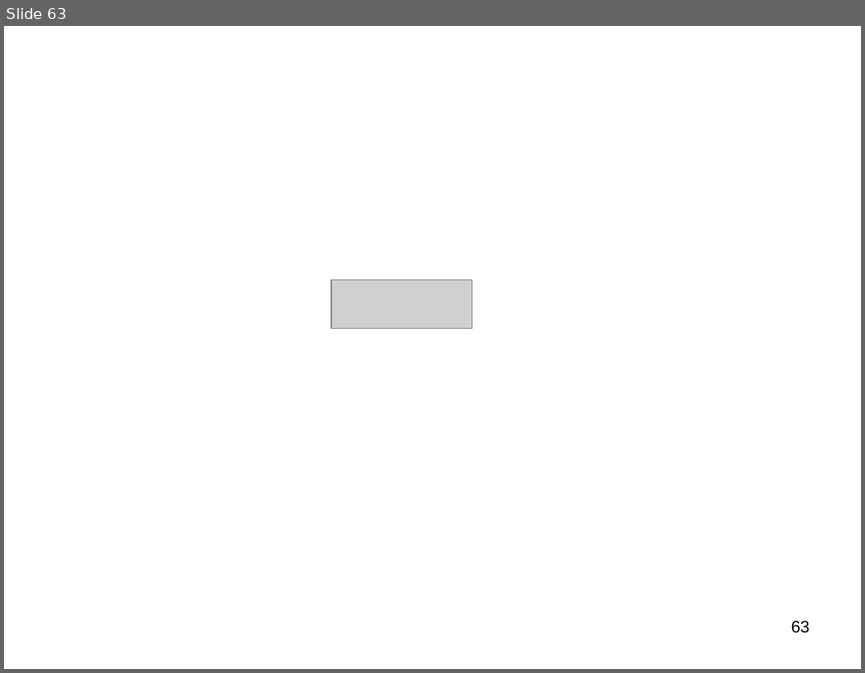
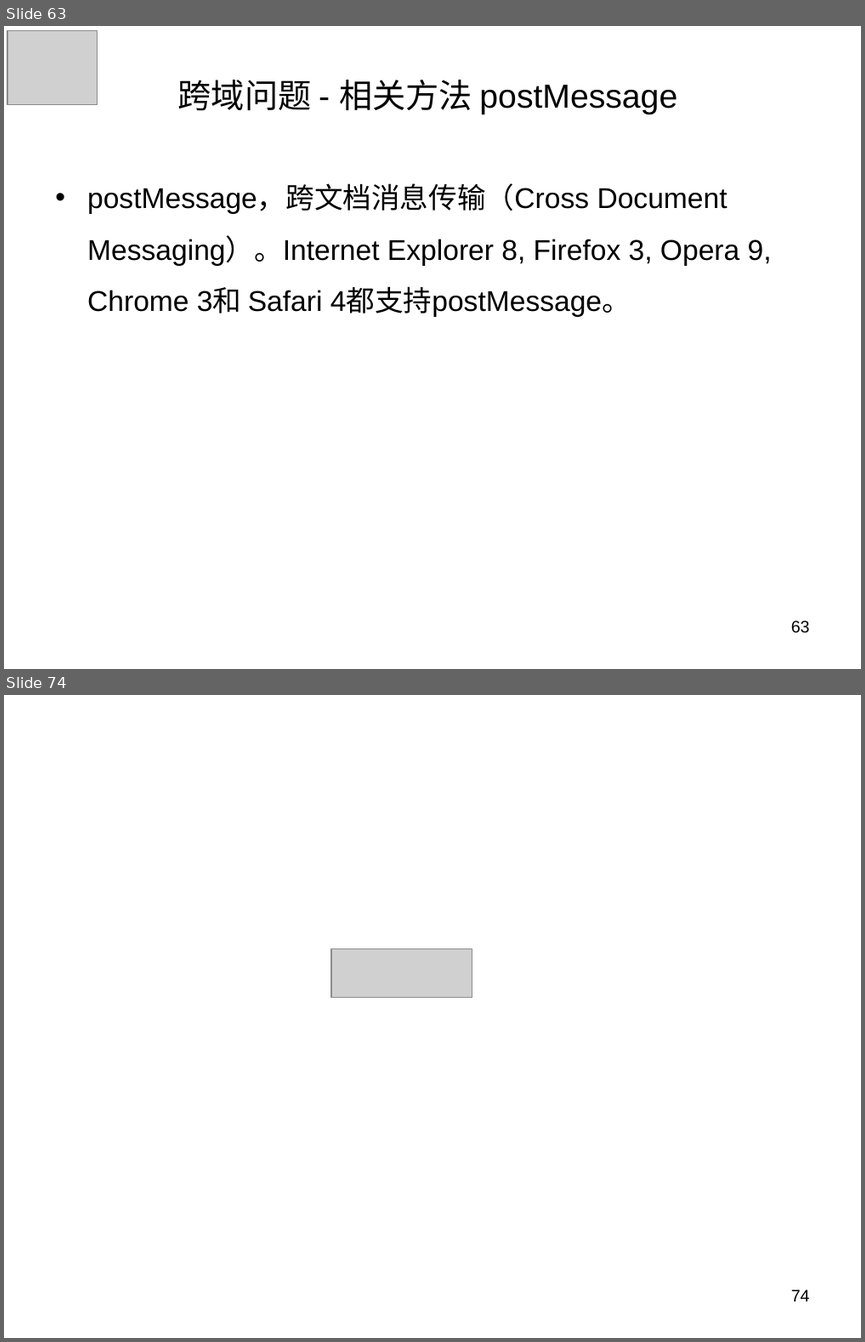
Before and after one commit to panxuepeng/javascript, a slide deck: ppt/1-1（第一天课程）.ppt. Shown one above the other, each under a label of ours: slide 63 before the commit, slides 63 and 74 after it; the slides between them are not shown. The pictures are 865x673 and 865x1342 pixels, drawn with LibreOffice and Linux fonts; fonts in the diff are those of the drawing; grey boxes stand for pictures. Boxes give left, top, right and bottom in pixels: in the first picture for what was removed or moved away, otherwise in the second. Text is boxed around its words. In the diff, an @@ line names an element or a change of style, - is before the commit and + after.

```diff
--- a/ppt/1-1（第一天课程）.ppt
+++ b/ppt/1-1（第一天课程）.ppt
@@ slide 63 added at [4,26,861,669], background #FFFFFF @@
@@ picture added at [7,30,98,105] @@
@@ title added at [178,80,677,114], 28 pt, text #000000 @@
+跨域问题 - 相关方法 postMessage
@@ text added at [87,185,772,317], 24 pt, text #000000 @@
+• postMessage，跨文档消息传输（Cross Document Messaging）。Internet Explorer 8, Firefox 3, Opera 9, Chrome 3和 Safari 4都支持postMessage。
@@ page number added at [791,620,810,633], 14 pt, text #000000 @@
+63
@@ what was slide 63 is now slide 74 @@
@@ page number at [791,1289,810,1301]: text changed @@
-63
+74
```
Also in this commit, not shown: 59 slides changed, 12 other slides added, 2 slides removed, 1 other file.
